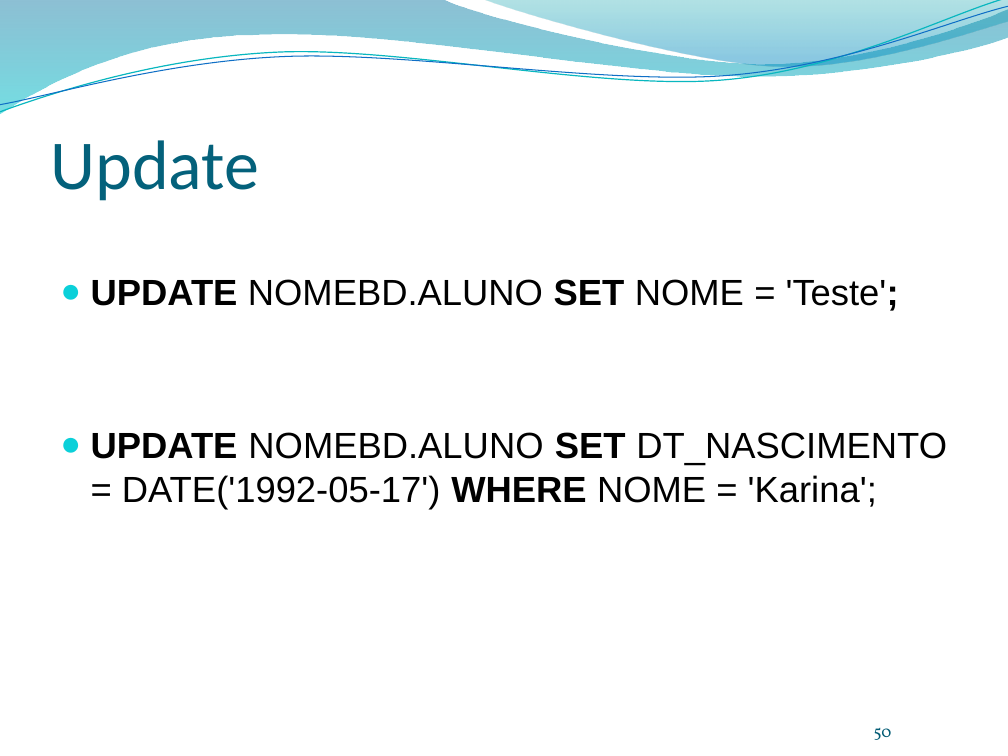
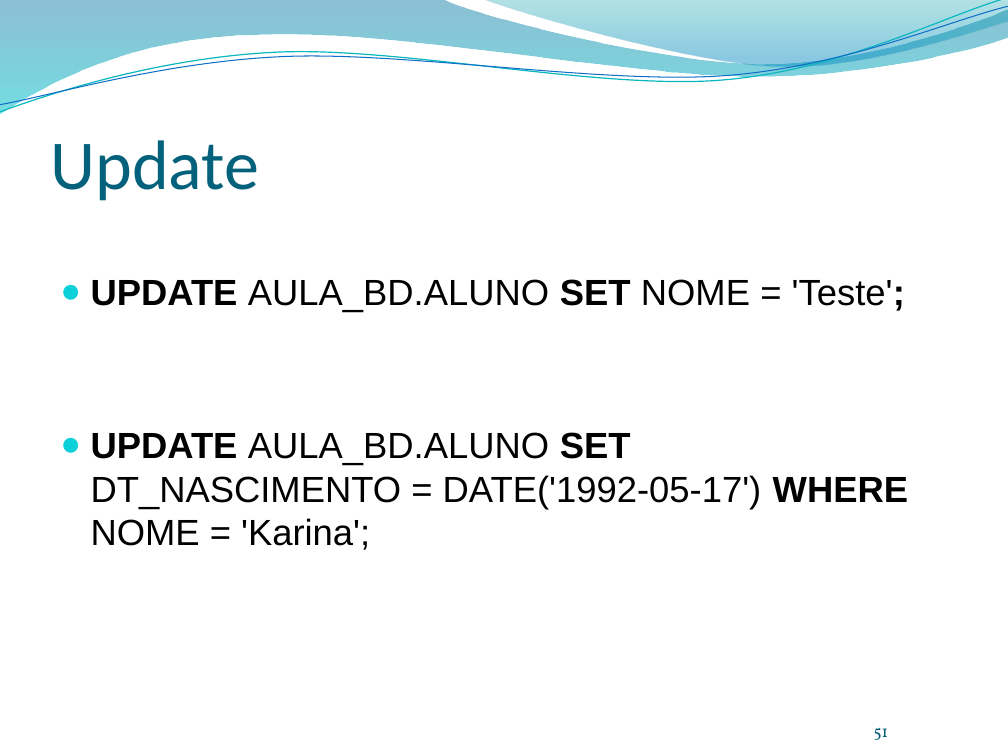
Before and after one commit to leonardopordeus/BD, a slide deck: slide 51 of Aula01.pptx (slide 50 before the commit). Drawn at 1008x756 pixels with LibreOffice and Linux fonts; fonts in the diff are those of the drawing; background and template pictures are left out. Boxes give left, top, right and bottom in pixels: in the first picture for what was removed or moved away, otherwise in the second. Text is boxed around its words. In the diff, an @@ line names an element or a change of style, - is before the commit and + after.

```diff
--- a/Aula01.pptx
+++ b/Aula01.pptx
@@ text at <box>91,279,908,550</box>: text changed @@
-● UPDATE NOMEBD.ALUNO SET NOME = 'Teste';
-● UPDATE NOMEBD.ALUNO SET DT_NASCIMENTO = DATE('1992-05-17') WHERE NOME = 'Karina';
+● UPDATE AULA_BD.ALUNO SET NOME = 'Teste';
+● UPDATE AULA_BD.ALUNO SET DT_NASCIMENTO = DATE('1992-05-17') WHERE NOME = 'Karina';
@@ page number at <box>874,728,889,740</box>: text changed @@
-50
+51
```
Also in this commit, not shown: 8 other slides changed, 1 slide added, 1 other file.
